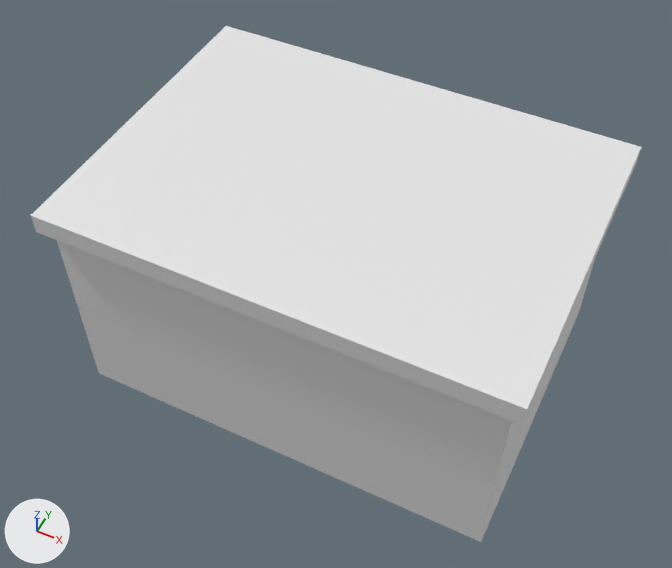
An edit to the Blender file house.blend, drawn before and after from the same camera.
One viewpoint serves both versions: a camera (50 mm lens) standing at (26.6, -55.4, 62.3) and looking at (-0.4, -1.4, -5.3). Lighting does not change. The marker at lower left points along +X, +Y and +Z.
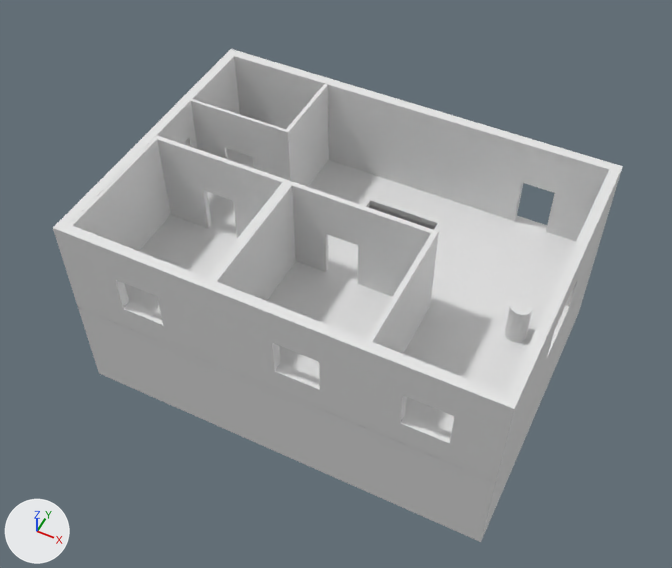
Commit message: house 3.0 x3

Edits to the bpy script that builds the scene:
```text
Change me_cube_001:
    used by ob_cube_001; location = (0.0, 0.0, 0.0); scale = (21.0, 15.0, 5.3)
    remove me_cube_001.from_pydata(...)  # 37 vertices, 24 faces; spans x -1.0..1.0, y -1.0..1.0, z -1.0..1.0
    add me_cube_001.from_pydata(...)  # 85 vertices, 54 faces; spans x -1.0..1.0, y -1.0..1.0, z -1.0..1.0
    me_cube_001 part 1
    6 faces are deleted
    28 vertices are added at x -1.0..1.0, y -1.0..0.3, z -0.46..0.28
    12 new vertices lie (0.0, 0.07, 0.0) away from vertices in x -0.73..0.79, y -1.0, z -0.46..0.28
    8 new vertices lie (0.05, 0.0, 0.0) away from vertices in x -1.0..0.95, y -0.23..0.3, z -0.46..0.28
    36 new faces join them
Add me_cylinder:
    me_cylinder.from_pydata(...)  # a 32-sided cylinder along z spanning x -1.0..1.0, y -1.0..1.0, z -1.0..1.0
Change ob_cube:
    add ob_cube.hide_set(True)
Add ob_cylinder:
    ob_cylinder = bpy.data.objects.new('Cylinder', me_cylinder)
    ob_cylinder.location = (17.3, 0.0, -2.8)
    ob_cylinder.scale = (1.0, 1.0, 2.0)
```

Location of each change, (x1, y1, x2, y2) in pixels of the pictures (672 x 568 px):
'Cube', hidden
    before: (31, 26, 641, 425)
'Cube.001', reshaped
    before: (57, 241, 521, 483)
    after: (53, 49, 623, 483)
'Cylinder', added
    after: (505, 298, 533, 342)
part 1 of me_cube_001, built on
    before: (57, 241, 521, 483)
    after: (53, 57, 622, 483)
'Cube.003', unchanged, uncovered by the edit
    after: (211, 181, 439, 382)
'Cube.002', unchanged, uncovered by the edit
    after: (70, 135, 290, 319)
'Cube.004', unchanged, uncovered by the edit
    after: (191, 84, 329, 187)
